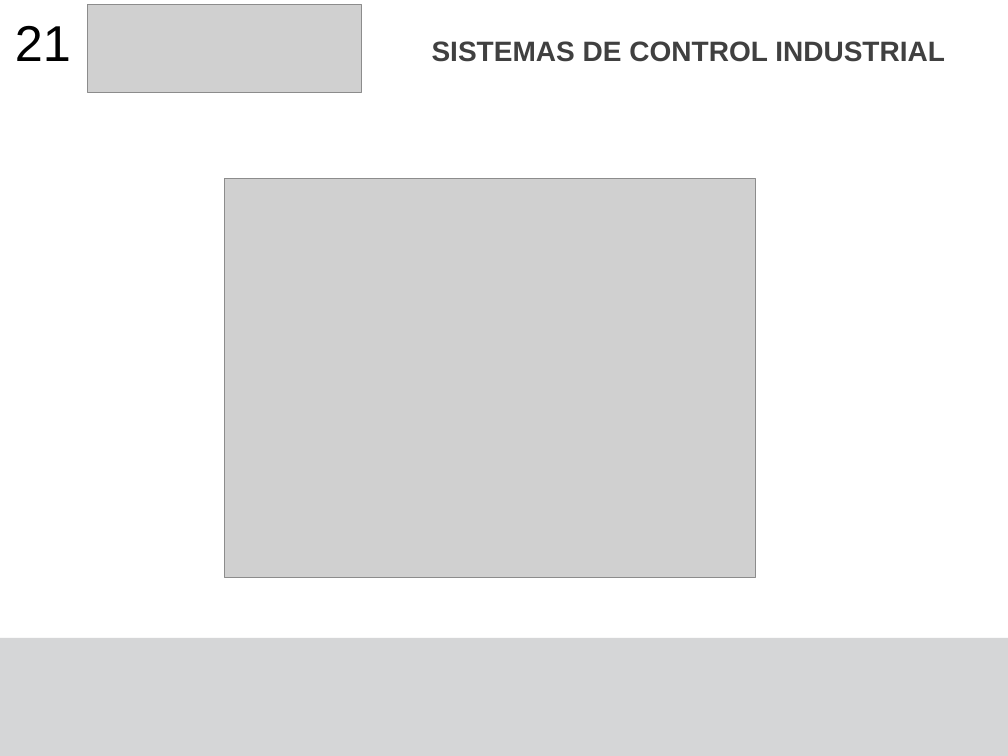
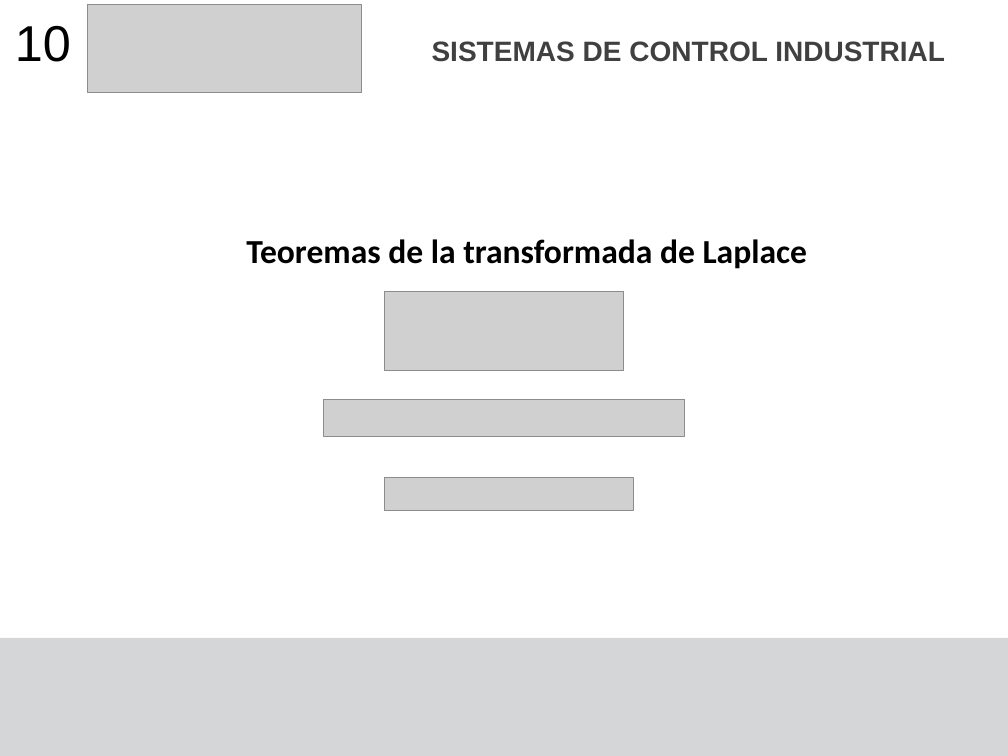
Before and after one commit to F4bian1012/Sistemas_De_Contro_Industrial, a slide deck: slide 10 of Lesson_3-4/Transformadas_Laplace_Z.pptx (slide 21 before the commit). Drawn at 1008x756 pixels with LibreOffice and Linux fonts; fonts in the diff are those of the drawing; grey boxes stand for pictures. Boxes give left, top, right and bottom in pixels: in the first picture for what was removed or moved away, otherwise in the second. Text is boxed around its words. In the diff, an @@ line names an element or a change of style, - is before the commit and + after.

```diff
--- a/Lesson_3-4/Transformadas_Laplace_Z.pptx
+++ b/Lesson_3-4/Transformadas_Laplace_Z.pptx
@@ text at box(15, 25, 71, 62): text changed @@
-21
+10
@@ picture removed at box(225, 178, 756, 577) @@
@@ title added at box(246, 239, 808, 269), 24 pt, text #000000, bold @@
+Teoremas de la transformada de Laplace
@@ picture added at box(384, 291, 624, 370) @@
@@ picture added at box(324, 399, 684, 435) @@
@@ picture added at box(384, 477, 633, 510) @@
```
Also in this commit, not shown: 12 other slides changed, 1 slide added, 1 slide removed, 1 other file.
